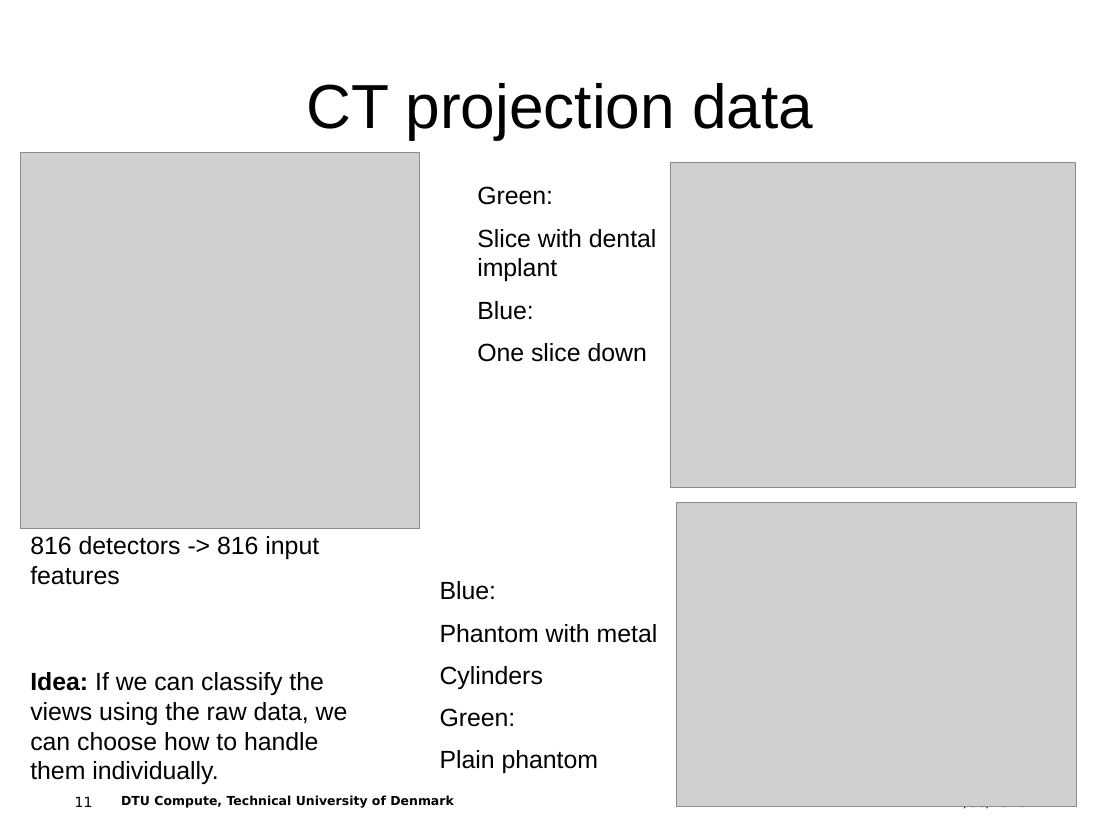
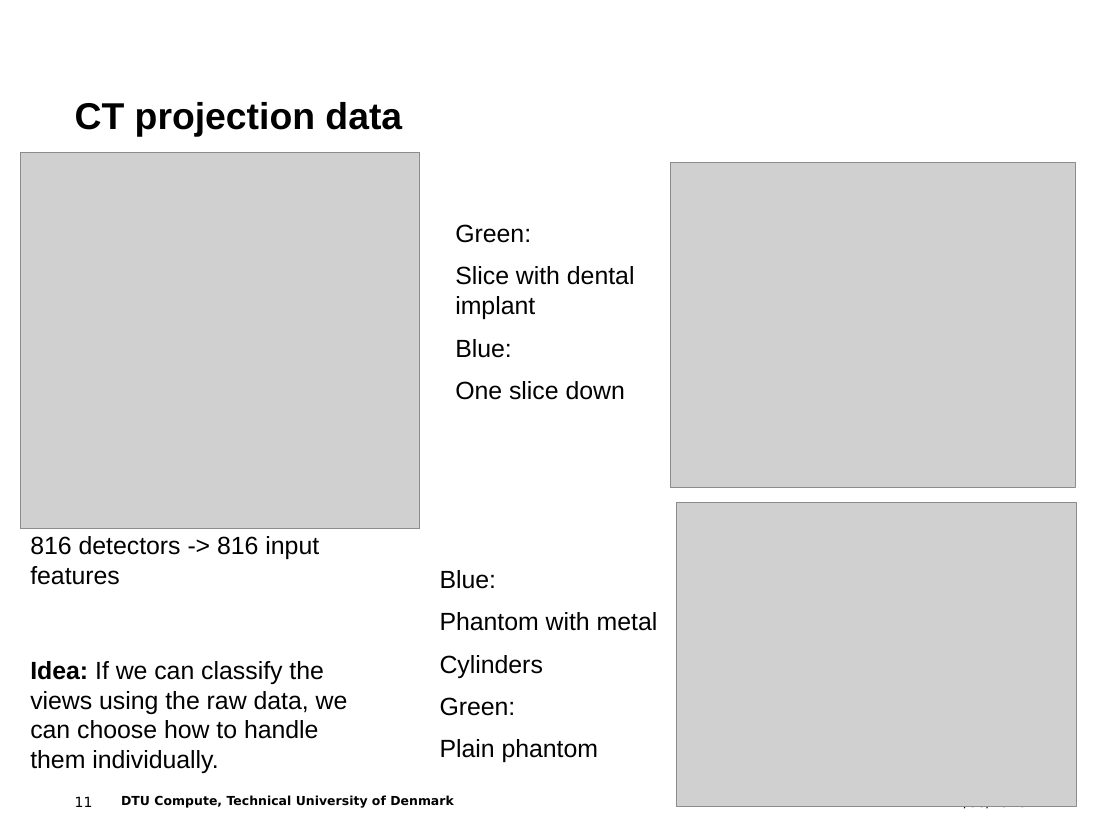
Before and after one commit to alcor-dtu/summer-school-2016, a slide deck: slide 11 of summer_school_presentation.pptx. Drawn at 1120x840 pixels with LibreOffice and Linux fonts; fonts in the diff are those of the drawing; grey boxes stand for pictures; background and template pictures are left out. Boxes give left, top, right and bottom in pixels: in the first picture for what was removed or moved away, otherwise in the second. Text is boxed around its words. In the diff, an @@ line names an element or a change of style, - is before the commit and + after.

```diff
--- a/summer_school_presentation.pptx
+++ b/summer_school_presentation.pptx
@@ title "CT projection data": place and size @@
-title "CT projection data" at (307, 83, 813, 139)
+title "CT projection data" at (75, 102, 402, 136)
@@ title "CT projection data" at (75, 102, 402, 136): size 40 to 24 pt, bold on; alignment centre to left; less space between paragraphs; vertical alignment middle to bottom @@
@@ text "Green:": place and size @@
-text "Green:" at (477, 186, 657, 362)
+text "Green:" at (455, 224, 635, 400)
@@ text "Blue:": place and size @@
-text "Blue:" at (440, 581, 658, 773)
+text "Blue:" at (440, 570, 658, 762)
@@ text "Idea: If we can classify ...": place and size @@
-text "Idea: If we can classify ..." at (30, 672, 348, 784)
+text "Idea: If we can classify ..." at (30, 661, 348, 773)
```
Also in this commit, not shown: 10 other slides changed.
